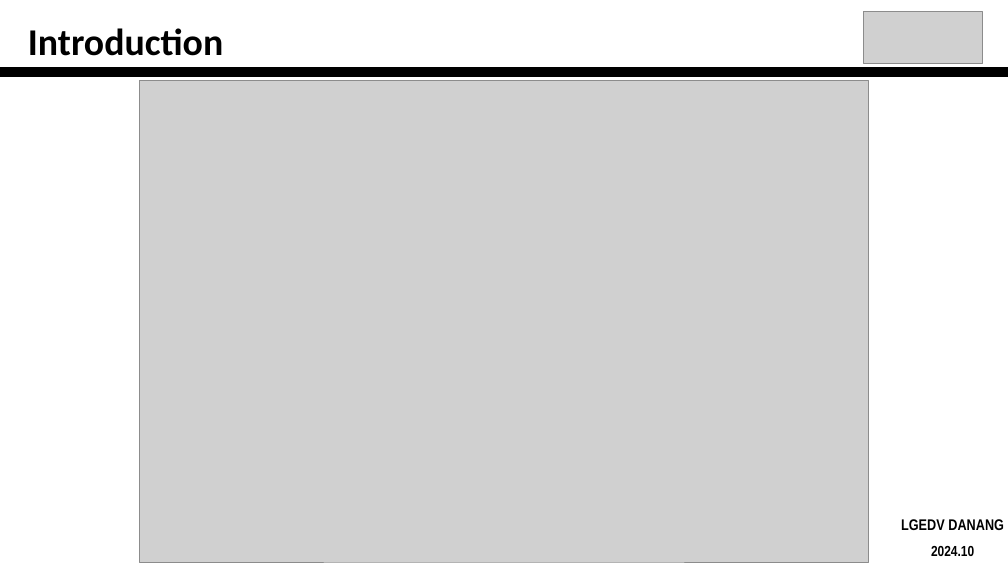
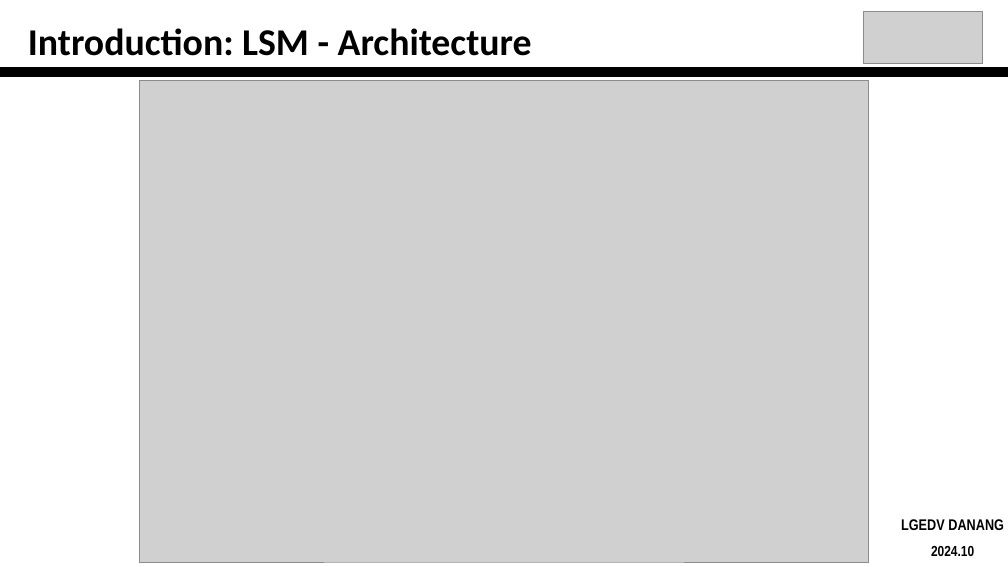
Before and after one commit to PhanNgocTrieu/SWPCT, a slide deck: slide 3 of present/LSM-WebOS.pptx. Drawn at 1008x567 pixels with LibreOffice and Linux fonts; fonts in the diff are those of the drawing; grey boxes stand for pictures. Boxes give left, top, right and bottom in pixels: in the first picture for what was removed or moved away, otherwise in the second. Text is boxed around its words. In the diff, an @@ line names an element or a change of style, - is before the commit and + after.

```diff
--- a/present/LSM-WebOS.pptx
+++ b/present/LSM-WebOS.pptx
@@ text at box(28, 28, 532, 56): text changed @@
-Introduction
+Introduction: LSM - Architecture
```
Also in this commit, not shown: 4 other slides changed, 1 slide removed, 1 other file.
